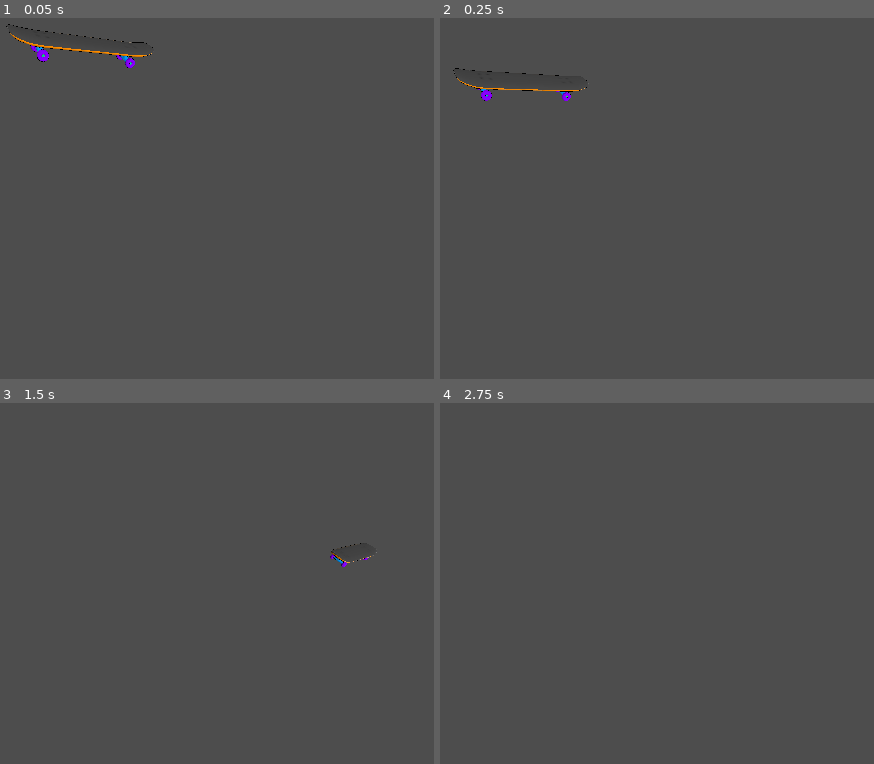
Above: before the commit, frames 1-4 (two rows, left to right).
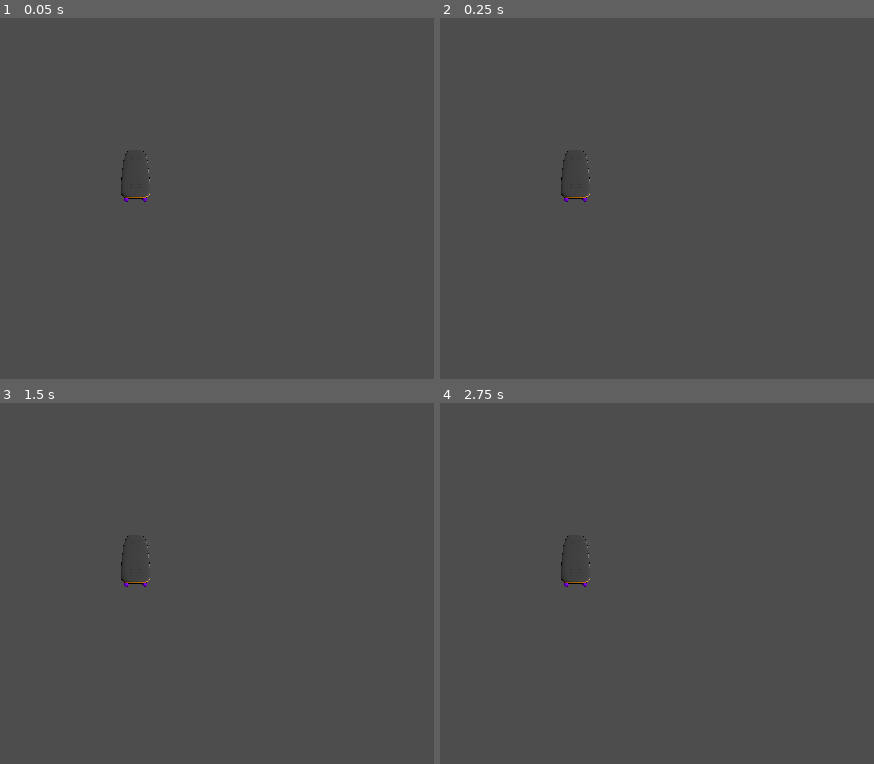
Above: after the commit, the same moments.

Repository: JackQuentinForde/Street-Skater
Game: Godot game, scene res://Scenes/test_scene.tscn
The game is run twice, just before and just after one commit, with the same random seed, the same clock (stepped at 60 frames per second) and the same inputs.
Inputs:
- Up to frame 1 (0.05 s): no input
- Up to frame 2 (0.25 s): no input
- Up to frame 3 (1.5 s): tap Enter (ui_accept) at 0.5, 0.6 s; hold Right (ui_right) 0.53-1.28 s; tap Space (player_jump, bound only after the commit) at 0.77, 0.8, 1.07, 1.35 s; hold Down (ui_down) from 1.28 s (still down)
- Up to frame 4 (2.75 s): tap Space (player_jump, bound only after the commit) at 1.52, 1.82, 2.3 s; tap Enter (ui_accept) at 1.55, 2, 2.1 s; release Down (ui_down) at 2.03 s; hold Right (ui_right) from 2.03 s (still down)

The runs differ from the first frame. In frame 1, 0.5% of the frame differs, in the area x 1-36%, y 1-51%; in frame 2, 0.4%; in frame 3, 0.2%; in frame 4, 0.1%.

Commit message:
Created a basic skateboard controller

Diff:
--- a/Scenes/skateboard.tscn
+++ b/Scenes/skateboard.tscn
@@ -17,6 +17,7 @@
 metallic_specular = 0.0
 
 [node name="Skateboard" instance=ExtResource("1_sifav")]
+transform = Transform3D(-4.37114e-08, 0, 1, 0, 1, 0, -1, 0, -4.37114e-08, 0, 0, 0)
 
 [node name="Board" parent="Armature" index="0"]
 transform = Transform3D(1, 0, 0, 0, 1, 0, 0, 0, 1, 0, 0, 0)
--- a/Scenes/test_scene.tscn
+++ b/Scenes/test_scene.tscn
@@ -21,9 +21,6 @@
 
 [node name="TestScene" type="Node3D"]
 
-[node name="Camera3D" type="Camera3D" parent="."]
-transform = Transform3D(0.87427, 0.225649, -0.429807, 0.117652, 0.760508, 0.638581, 0.470967, -0.60886, 0.638341, -9.81945, 5.98256, 2.0995)
-
 [node name="SBPlane" type="StaticBody3D" parent="."]
 transform = Transform3D(0.999999, -0.00123362, 0.000285813, 0.00123351, 0.999999, 0.000395095, -0.000286308, -0.000394737, 1, 0, 0, 0)
 
@@ -34,6 +31,7 @@
 
 [node name="CollisionShape3D" type="CollisionShape3D" parent="SBPlane"]
 transform = Transform3D(10.0321, 0.307954, 0, -3.24724, 0.951401, 0, 0, 0, 2.20343, 0, 0, 0.00566244)
+visible = false
 shape = SubResource("ConvexPolygonShape3D_4bouo")
 
 [node name="DirectionalLight3D" type="DirectionalLight3D" parent="."]
@@ -42,11 +40,16 @@
 shadow_blur = 0.0
 
 [node name="CBSkateboard" type="CharacterBody3D" parent="."]
-transform = Transform3D(0.985337, 0.170622, 0, -0.170622, 0.985337, 0, 0, 0, 1, -8.98986, 5.17571, 0)
+transform = Transform3D(-4.37114e-08, 0.307357, -0.951594, 0, 0.951595, 0.307357, 1, 1.3435e-08, -4.15955e-08, -8.98986, 5.17571, 0)
 script = ExtResource("1_uqkax")
 
 [node name="Skateboard" parent="CBSkateboard" instance=ExtResource("1_7g3dc")]
 
 [node name="CollisionShape3D" type="CollisionShape3D" parent="CBSkateboard"]
 transform = Transform3D(-4.37114e-08, -1, 0, 1, -4.37114e-08, 0, 0, 0, 1, 0, 0, 0)
+visible = false
 shape = SubResource("CapsuleShape3D_bkqlc")
+
+[node name="Camera3D" type="Camera3D" parent="CBSkateboard"]
+transform = Transform3D(1, -1.38637e-08, -7.45654e-09, 1.56061e-08, 0.935154, 0.354242, 2.06193e-09, -0.354242, 0.935154, 9.73639e-08, 1.23844, 2.74075)
+current = true
--- a/Scripts/CBSkateboard.gd
+++ b/Scripts/CBSkateboard.gd
@@ -1,31 +1,49 @@
 extends CharacterBody3D
 
-
-const SPEED = 5.0
+const ACCEL = 0.2
+const AIR_ACCEL = 0.1
+const MAX_SPEED = 4.0
+const RIDE_SPEED = 1.0
 const JUMP_VELOCITY = 4.5
 
-# Get the gravity from the project settings to be synced with RigidBody nodes.
+var speed = 0.0
 var gravity = ProjectSettings.get_setting("physics/3d/default_gravity")
 
-
 func _physics_process(delta):
-	# Add the gravity.
 	if not is_on_floor():
 		velocity.y -= gravity * delta
 
-	# Handle Jump.
-	if Input.is_action_just_pressed("ui_accept") and is_on_floor():
+	if Input.is_action_just_pressed("player_jump") and is_on_floor():
 		velocity.y = JUMP_VELOCITY
 
-	# Get the input direction and handle the movement/deceleration.
-	# As good practice, you should replace UI actions with custom gameplay actions.
-	var input_dir = Input.get_vector("ui_left", "ui_right", "ui_up", "ui_down")
-	var direction = (transform.basis * Vector3(input_dir.x, 0, input_dir.y)).normalized()
-	if direction:
-		velocity.x = direction.x * SPEED
-		velocity.z = direction.z * SPEED
+	var direction = Input.get_action_strength("player_right") - Input.get_action_strength("player_left")
+	var accel = 0.0
+
+	if is_on_floor():
+		accel = ACCEL
 	else:
-		velocity.x = move_toward(velocity.x, 0, SPEED)
-		velocity.z = move_toward(velocity.z, 0, SPEED)
+		accel = AIR_ACCEL
+
+	if direction > 0:
+		speed += accel
+	elif direction < 0:
+		speed -= accel
+	else:
+		if speed < 0:
+			speed += accel
+			if speed > 0:
+				speed = 0
+		elif speed > 0:
+			speed -= accel
+			if speed < 0:
+				speed = 0
+
+	if speed > MAX_SPEED:
+		speed = MAX_SPEED
+	elif speed < -MAX_SPEED:
+		speed = -MAX_SPEED
+
+	velocity.x = RIDE_SPEED
+	velocity.z = speed
 
 	move_and_slide()
--- a/project.godot
+++ b/project.godot
@@ -15,6 +15,29 @@
 config/features=PackedStringArray("4.0", "Mobile")
 config/icon="res://icon.svg"
 
+[input]
+
+player_jump={
+"deadzone": 0.5,
+"events": [Object(InputEventKey,"resource_local_to_scene":false,"resource_name":"","device":0,"window_id":0,"alt_pressed":false,"shift_pressed":false,"ctrl_pressed":false,"meta_pressed":false,"pressed":false,"keycode":0,"physical_keycode":32,"unicode":0,"echo":false,"script":null)
+, null, Object(InputEventJoypadButton,"resource_local_to_scene":false,"resource_name":"","device":-1,"button_index":0,"pressure":0.0,"pressed":false,"script":null)
+]
+}
+player_right={
+"deadzone": 0.5,
+"events": [Object(InputEventKey,"resource_local_to_scene":false,"resource_name":"","device":0,"window_id":0,"alt_pressed":false,"shift_pressed":false,"ctrl_pressed":false,"meta_pressed":false,"pressed":false,"keycode":0,"physical_keycode":4194321,"unicode":0,"echo":false,"script":null)
+, Object(InputEventJoypadMotion,"resource_local_to_scene":false,"resource_name":"","device":-1,"axis":0,"axis_value":1.0,"script":null)
+, Object(InputEventJoypadButton,"resource_local_to_scene":false,"resource_name":"","device":-1,"button_index":14,"pressure":0.0,"pressed":false,"script":null)
+]
+}
+player_left={
+"deadzone": 0.5,
+"events": [Object(InputEventKey,"resource_local_to_scene":false,"resource_name":"","device":0,"window_id":0,"alt_pressed":false,"shift_pressed":false,"ctrl_pressed":false,"meta_pressed":false,"pressed":false,"keycode":0,"physical_keycode":4194319,"unicode":0,"echo":false,"script":null)
+, Object(InputEventJoypadMotion,"resource_local_to_scene":false,"resource_name":"","device":-1,"axis":0,"axis_value":-1.0,"script":null)
+, Object(InputEventJoypadButton,"resource_local_to_scene":false,"resource_name":"","device":-1,"button_index":13,"pressure":0.0,"pressed":false,"script":null)
+]
+}
+
 [rendering]
 
 renderer/rendering_method="mobile"
